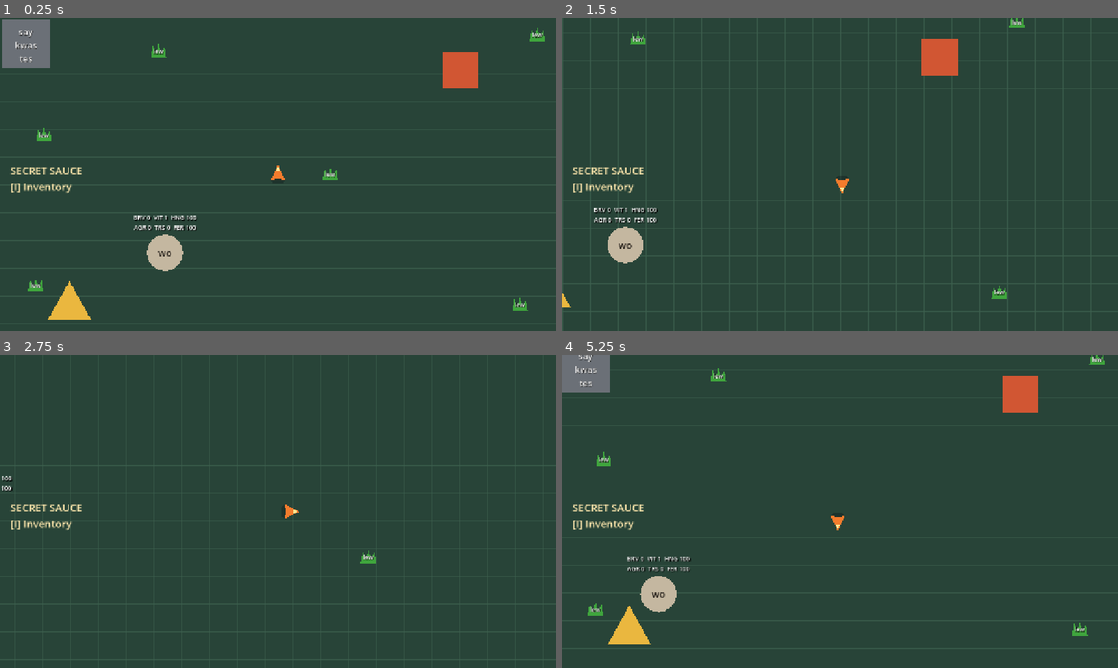
Above: before the commit, frames 1-4 (two rows, left to right).
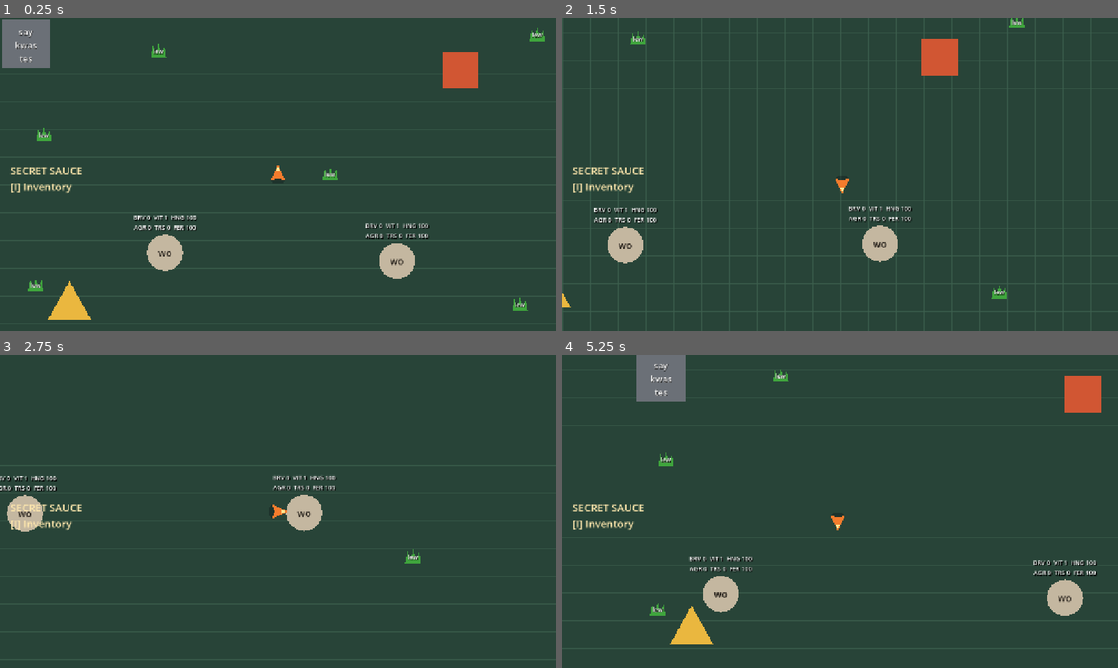
Above: after the commit, the same moments.

Repository: armikhalev/secret-sauce-godot
Game: Godot game, scene res://scenes/game.tscn
The game is run twice, just before and just after one commit, with the same random seed, the same clock (stepped at 60 frames per second) and the same inputs.
Inputs:
- Up to frame 1 (0.25 s): no input
- Up to frame 2 (1.5 s): tap Enter (ui_accept) at 0.5, 0.77 s; hold D (move_right) 0.53-1.28 s; hold S (move_down) from 1.28 s (still down)
- Up to frame 3 (2.75 s): tap Enter (ui_accept) at 1.52 s; release S (move_down) at 2.03 s; hold D (move_right) from 2.03 s (still down)
- Up to frame 4 (5.25 s): release D (move_right) at 2.78 s; hold W (move_up) 2.78-3.53 s; tap Enter (ui_accept) at 3.02, 3.77, 4.52 s; hold A (move_left) 3.53-5.03 s; hold S (move_down) from 5.03 s (still down)

The runs differ from the first frame. In frame 1, 0.8% of the frame differs, in the area x 65-78%, y 65-84%; in frame 2, 0.8%; in frame 3, 1.8%; in frame 4, 7.8%, in the area x 0-98%, y 0-93%.

Commit message:
adds:10 wo if sá4tes dies

Diff:
--- a/scenes/game.tscn
+++ b/scenes/game.tscn
@@ -6,8 +6,13 @@
 [ext_resource type="PackedScene" path="res://scenes/lew.tscn" id="4_lew"]
 [ext_resource type="PackedScene" path="res://scenes/inventory_menu.tscn" id="5_inventory"]
 [ext_resource type="PackedScene" path="res://scenes/wo.tscn" id="6_wo"]
+[ext_resource type="Script" path="res://scripts/wo_population.gd" id="7_population"]
 
 [node name="Game" type="Node2D" unique_id=425893322]
+
+[node name="WoPopulation" type="Node" parent="."]
+script = ExtResource("7_population")
+npc_container_path = NodePath("../World/Entities/NPCs")
 
 [node name="World" type="Node2D" parent="." unique_id=398859474]
 
--- a/scenes/saykwastes.tscn
+++ b/scenes/saykwastes.tscn
@@ -6,6 +6,7 @@
 size = Vector2(112, 112)
 
 [node name="Saykwastes" type="CharacterBody2D"]
+metadata/creature_type = "square wolf"
 script = ExtResource("1_saykwastes")
 
 [node name="Body" type="Polygon2D" parent="."]
--- a/scripts/saykwastes.gd
+++ b/scripts/saykwastes.gd
@@ -32,6 +32,7 @@
 
 
 func _ready() -> void:
+	add_to_group("saykwastes")
 	$PoisonTimer.timeout.connect(_on_poison_tick)
 	_update_debug_stats()
 
--- a/scripts/wo.gd
+++ b/scripts/wo.gd
@@ -24,6 +24,7 @@
 
 
 func _ready() -> void:
+	add_to_group("wo")
 	random.randomize()
 	rest_time_remaining = random.randf_range(0.1, rest_duration)
 	_update_debug_stats()
--- /dev/null
+++ b/scripts/wo_population.gd
@@ -0,0 +1,81 @@
+extends Node
+
+@export var npc_container_path: NodePath
+@export var living_saykwastes_limit: int = 2
+@export var dead_saykwastes_limit: int = 10
+@export var spawn_interval: float = 5.0
+@export var spawn_radius: float = 620.0
+
+var spawn_timer: Timer
+var random := RandomNumberGenerator.new()
+
+
+func _ready() -> void:
+	random.randomize()
+	spawn_timer = Timer.new()
+	spawn_timer.wait_time = spawn_interval
+	spawn_timer.one_shot = false
+	spawn_timer.timeout.connect(_on_spawn_timer_timeout)
+	add_child(spawn_timer)
+	_update_population_state()
+
+
+func _process(_delta: float) -> void:
+	_update_population_state()
+
+
+func _update_population_state() -> void:
+	if _has_living_saykwastes():
+		if not spawn_timer.is_stopped():
+			spawn_timer.stop()
+		_enforce_living_limit()
+	elif _count_wo() < dead_saykwastes_limit and spawn_timer.is_stopped():
+		spawn_timer.start()
+
+
+func _enforce_living_limit() -> void:
+	if get_node_or_null(npc_container_path) == null:
+		return
+
+	var wo_nodes := get_tree().get_nodes_in_group("wo")
+	while wo_nodes.size() < living_saykwastes_limit:
+		_spawn_wo()
+		wo_nodes = get_tree().get_nodes_in_group("wo")
+
+	while wo_nodes.size() > living_saykwastes_limit:
+		var extra_wo := wo_nodes.pop_back() as Node
+		extra_wo.queue_free()
+
+
+func _on_spawn_timer_timeout() -> void:
+	if _has_living_saykwastes():
+		spawn_timer.stop()
+		return
+
+	if _count_wo() < dead_saykwastes_limit:
+		_spawn_wo()
+
+	if _count_wo() >= dead_saykwastes_limit:
+		spawn_timer.stop()
+
+
+func _spawn_wo() -> void:
+	var container := get_node_or_null(npc_container_path)
+	if container == null:
+		return
+	var wo := (preload("res://scenes/wo.tscn") as PackedScene).instantiate()
+	var angle := random.randf_range(0.0, TAU)
+	var distance := random.randf_range(spawn_radius * 0.45, spawn_radius)
+	wo.position = Vector2.RIGHT.rotated(angle) * distance
+	container.add_child(wo)
+
+
+func _has_living_saykwastes() -> bool:
+	for npc in get_tree().get_nodes_in_group("saykwastes"):
+		if not npc.is_dead:
+			return true
+	return false
+
+
+func _count_wo() -> int:
+	return get_tree().get_nodes_in_group("wo").size()
--- /dev/null
+++ b/tests/wo_population_test.gd
@@ -0,0 +1,48 @@
+extends SceneTree
+
+
+func _initialize() -> void:
+	call_deferred("_run")
+
+
+func _run() -> void:
+	var game := (load("res://scenes/game.tscn") as PackedScene).instantiate()
+	root.add_child(game)
+	current_scene = game
+	await process_frame
+	await process_frame
+
+	if get_nodes_in_group("wo").size() != 2:
+		push_error("Living saykwastes did not limit wo population to 2.")
+		quit(1)
+		return
+
+	var saykwastes = game.get_node("World/Entities/NPCs/Saykwastes")
+	if saykwastes.get_meta("creature_type") != "square wolf":
+		push_error("Saykwastes is missing square wolf metadata.")
+		quit(1)
+		return
+
+	var population = game.get_node("WoPopulation")
+	population.spawn_timer.wait_time = 0.03
+	saykwastes._die()
+
+	for frame in 120:
+		await process_frame
+		if get_nodes_in_group("wo").size() == 10:
+			break
+
+	if get_nodes_in_group("wo").size() != 10:
+		push_error("Wo population did not grow to 10 after saykwastes died.")
+		quit(1)
+		return
+
+	await process_frame
+	await process_frame
+	if get_nodes_in_group("wo").size() != 10:
+		push_error("Wo population exceeded its limit of 10.")
+		quit(1)
+		return
+
+	print("Wo living/dead saykwastes population limits verified.")
+	quit()
Not shown, added: scripts/wo_population.gd.uid
Not shown, added: tests/wo_population_test.gd.uid
